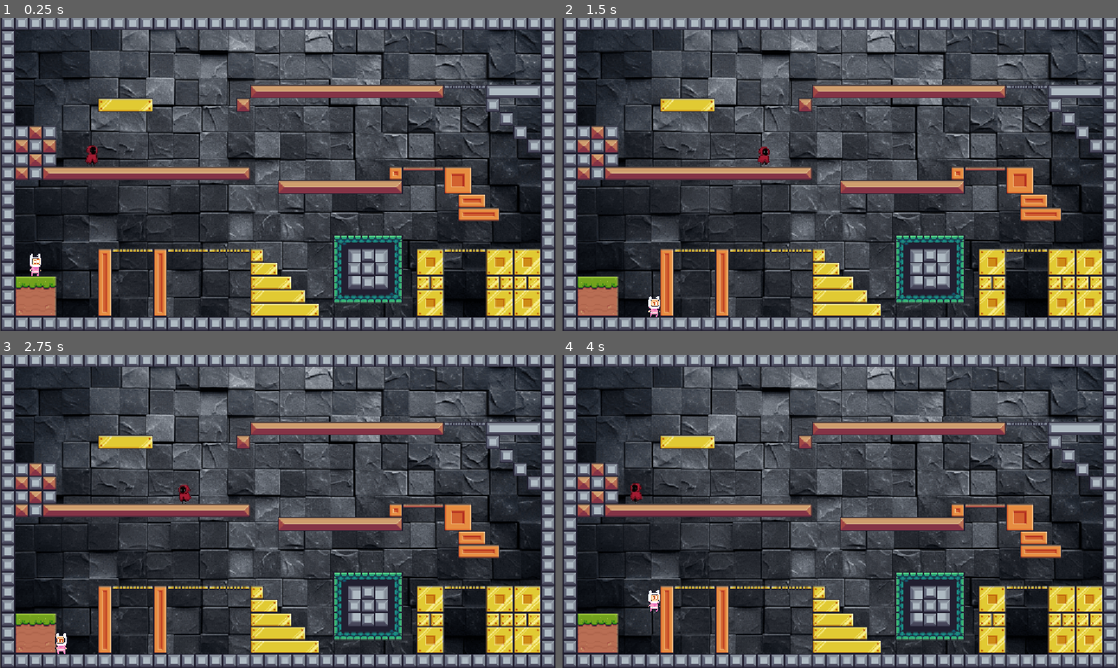
Above: before the commit, frames 1-4 (two rows, left to right).
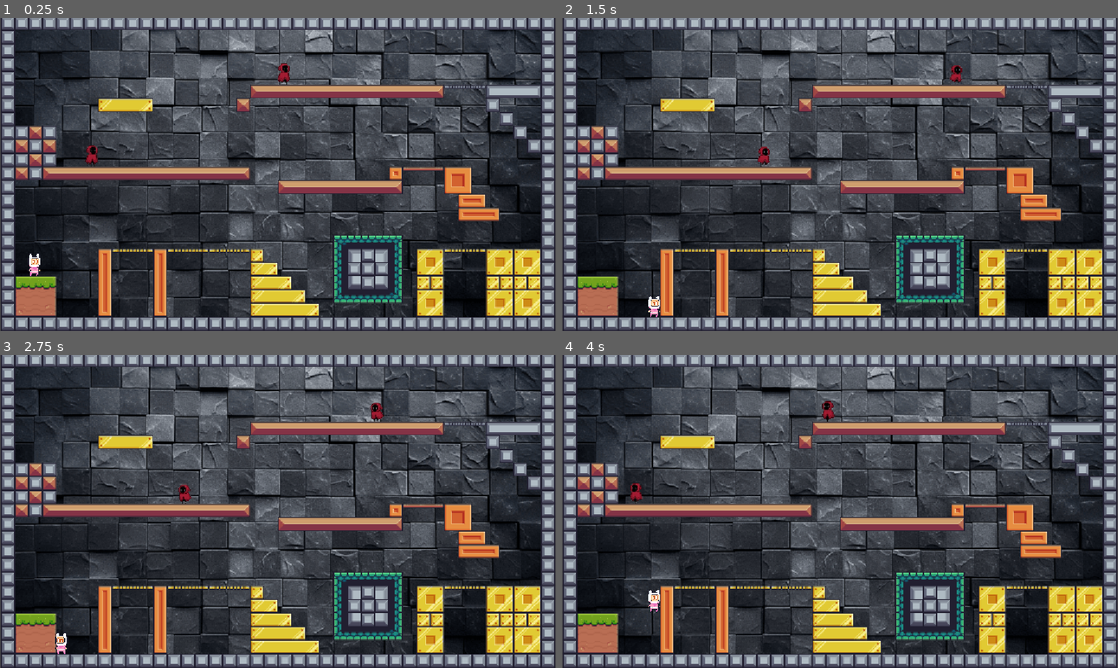
Above: after the commit, the same moments.

Repository: baishnabikumari/Up-Up
Game: Godot game, scene res://scenes/main.tscn
The game is run twice, just before and just after one commit, with the same random seed, the same clock (stepped at 60 frames per second) and the same inputs.
Inputs:
- Up to frame 1 (0.25 s): no input
- Up to frame 2 (1.5 s): tap Enter at 0.5 s; hold D (right) from 0.53 s (still down); tap Alt at 0.6 s; tap W (jump) at 0.77 s; tap Shift at 1.35 s
- Up to frame 3 (2.75 s): tap W (jump) at 1.52 s; release D (right) at 2.03 s; hold A (left) from 2.03 s (still down); tap Alt at 2.1 s
- Up to frame 4 (4 s): release A (left) at 2.78 s; hold D (right) from 2.78 s (still down); tap Shift at 2.85 s; tap W (jump) at 3.02, 3.77 s; tap Alt at 3.6 s

The runs differ from the first frame. In frame 1, 0.2% of the frame differs, in the area x 5-53%, y 14-83%; in frame 2, less than 0.1%; in frame 3, 0.1%; in frame 4, 0.1%.

Commit message:
script is now working and giving the output that the player is actually died but the animationof die is not added yet to the script so my next work is to call the animation of die in the funciton inside the player script

Diff:
--- a/scenes/enemy.tscn
+++ b/scenes/enemy.tscn
@@ -87,3 +87,7 @@
 
 [node name="Timer" type="Timer" parent="."]
 wait_time = 2.0
+autostart = true
+
+[connection signal="body_entered" from="." to="." method="_on_body_entered"]
+[connection signal="timeout" from="Timer" to="." method="_on_timer_timeout"]
--- a/scenes/levels/level_1.tscn
+++ b/scenes/levels/level_1.tscn
@@ -228,7 +228,12 @@
 tile_set = SubResource("TileSet_nsrm0")
 
 [node name="Player" parent="." instance=ExtResource("2_6iamk")]
-position = Vector2(73.333336, 300.3333)
-
-[node name="Enemy" parent="." instance=ExtResource("4_x42e6")]
+position = Vector2(72.00001, 306)
+
+[node name="Enemies" type="Node2D" parent="."]
+
+[node name="Enemy" parent="Enemies" instance=ExtResource("4_x42e6")]
 position = Vector2(-144, 148)
+
+[node name="Enemy2" parent="Enemies" instance=ExtResource("4_x42e6")]
+position = Vector2(78, 52)
--- a/scenes/main.tscn
+++ b/scenes/main.tscn
@@ -1,8 +1,10 @@
-[gd_scene load_steps=2 format=3 uid="uid://hx8vgjxngcbs"]
+[gd_scene load_steps=3 format=3 uid="uid://hx8vgjxngcbs"]
 
+[ext_resource type="Script" uid="uid://tmyynwup6cq" path="res://scripts/main.gd" id="1_0wfyh"]
 [ext_resource type="PackedScene" uid="uid://dqq6bnxdcgpu1" path="res://scenes/levels/level_1.tscn" id="1_o5qli"]
 
 [node name="Main" type="Node2D"]
+script = ExtResource("1_0wfyh")
 
 [node name="Levels" parent="." instance=ExtResource("1_o5qli")]
 position = Vector2(2, -3)
--- a/scripts/enemy.gd
+++ b/scripts/enemy.gd
@@ -2,24 +2,23 @@
 @onready var animated_sprite_2d: AnimatedSprite2D = $AnimatedSprite2D
 @onready var timer: Timer = $Timer
 
+signal player_died
 const SPEED = 100.0
 var direction = 1.0
 
 
 # Called when the node enters the scene tree for the first time.
 func _ready() -> void:
-	animated_sprite_2d.play("running")
-	timer.wait_time = 2.0
-	timer.one_shot = false
-	if not timer.timeout.is_connected(_on_timer_timeout):
-		timer.timeout.connect(_on_timer_timeout)
-		timer.start()
+	pass
 
 # Called every frame. 'delta' is the elapsed time since the previous frame.
-func _physics_process(delta: float) -> void:
+func _process(delta: float) -> void:
 	position.x += direction * SPEED * delta
 
 func _on_timer_timeout() -> void:
 	direction *= -1
 	animated_sprite_2d.flip_h = !animated_sprite_2d.flip_h
-	print(direction)
+
+func _on_body_entered(body: Node2D) -> void:
+	if body.name == "Player":
+		emit_signal("player_died", body)
--- /dev/null
+++ b/scripts/main.gd
@@ -0,0 +1,22 @@
+extends Node2D
+
+
+# Called when the node enters the scene tree for the first time.
+func _ready() -> void:
+	_setup_level()
+
+# Called every frame. 'delta' is the elapsed time since the previous frame.
+func _process(delta: float) -> void:
+	pass
+
+
+func _setup_level() -> void:
+	var enemies = $Levels.get_node_or_null("Enemies")
+	if enemies:
+		for enemy in enemies.get_children():
+			enemy.player_died.connect(_on_player_died)
+
+#signal handle
+func _on_player_died(body):
+	print(body)
+	print("Player died")
Not shown, added: scripts/main.gd.uid
